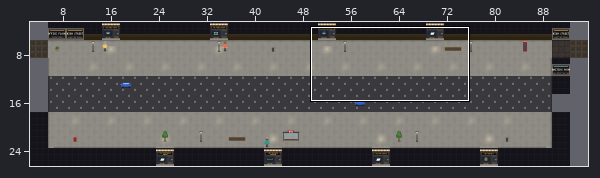
Two versions of a level (Tiled map (JSON), maps/highstreet.tmj). The picture above shows the old version from afar; the outline marks the close-up.
Close-up. As it was:
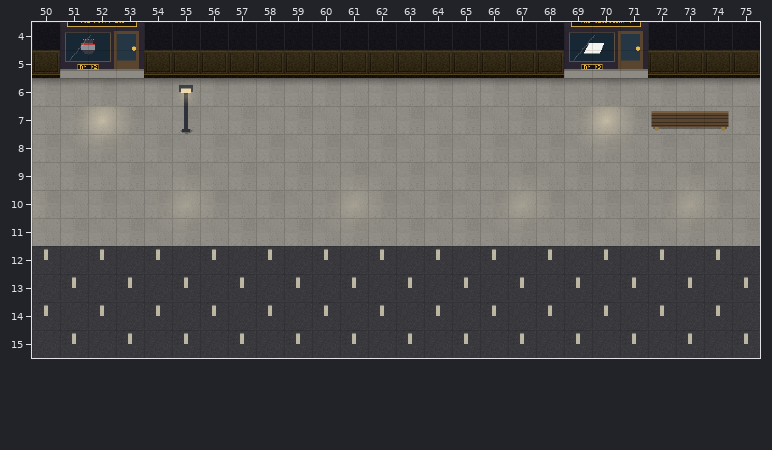
Cells are 32x32 px. Shown: x 50..75, y 4..15. The commit also changed other parts of the map, which this record leaves out.
The result:
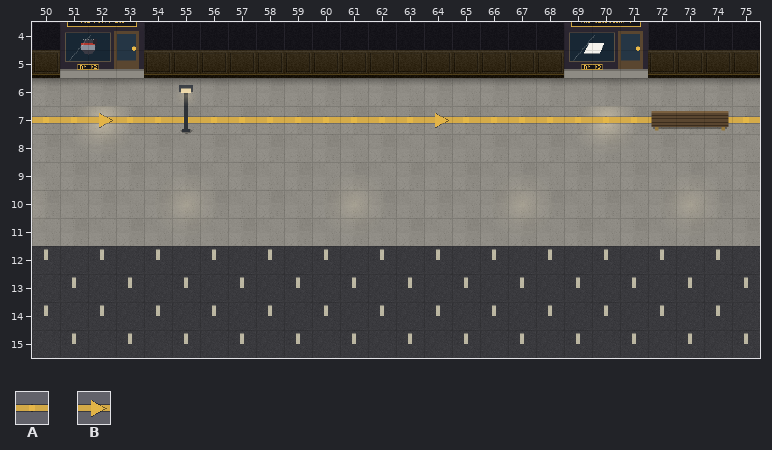
Key: from "Chunk 1": A 36, B 37.
_ is an empty cell.
Tiles of an added or newly shown layer are drawn over the layers below it.
Change:
Changed rows in their new state; . is an unchanged cell.
Layer "wayfinding" (added):
first column x 50:
 7 AABAAAAAAAAAAABAAAAAAAA.AA
Boxes around the changes in both close-ups, in picture pixels (x1, y1, x2, y2):
added: (32, 113, 652, 128)
added: (728, 116, 760, 124)
